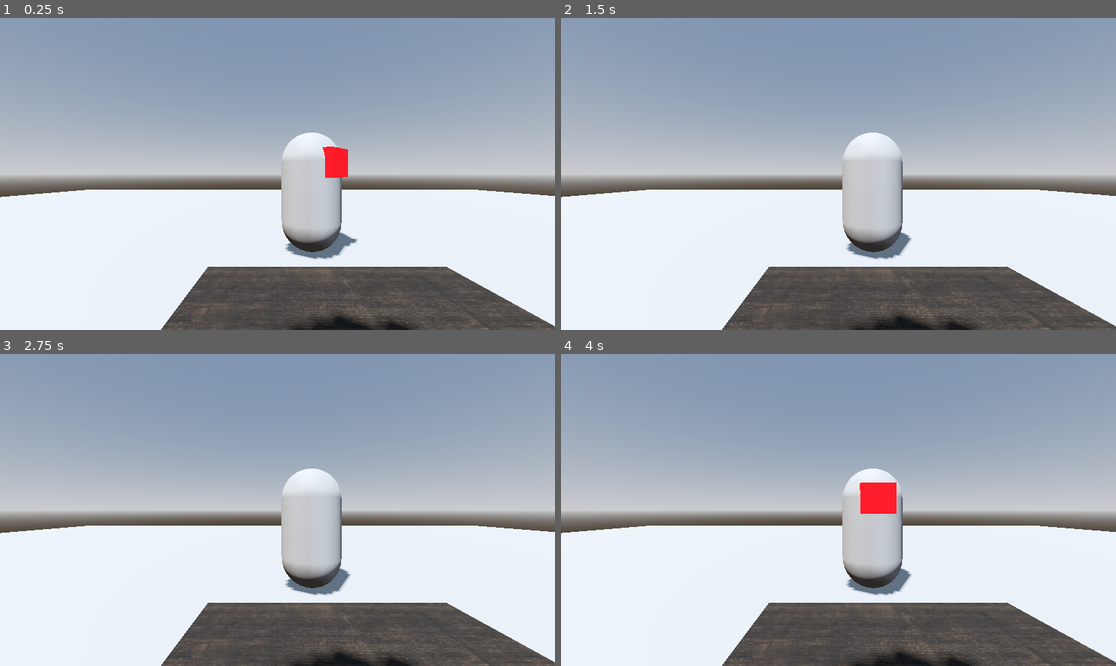
Above: before the commit, frames 1-4 (two rows, left to right).
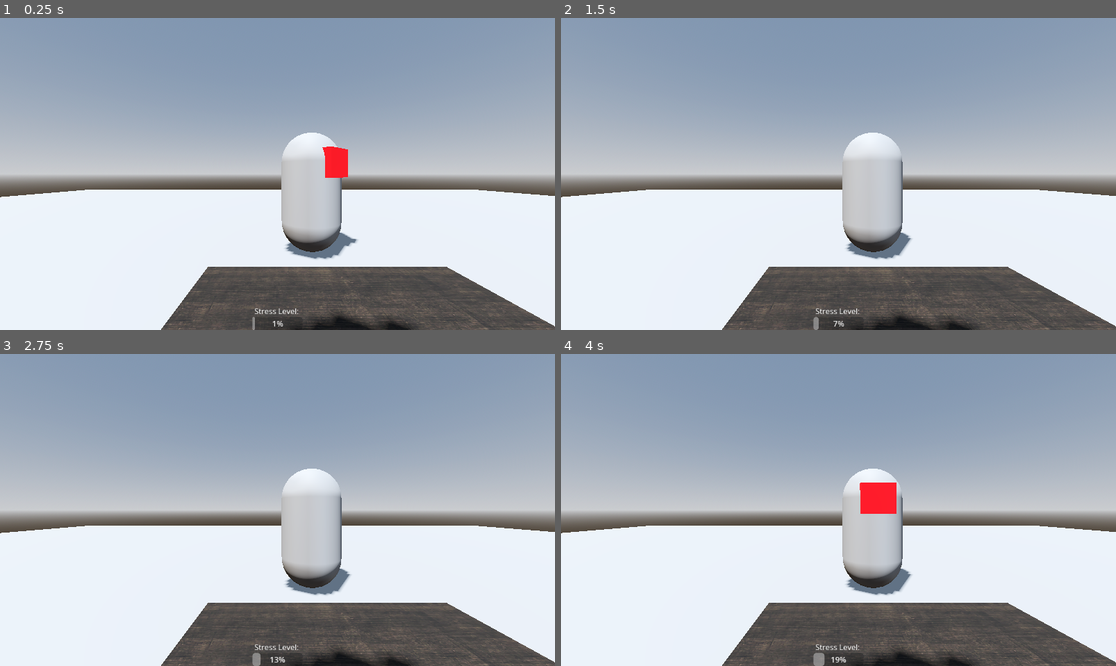
Above: after the commit, the same moments.

Repository: oneshot-death/3d-school-game
Game: Godot game, scene res://Levels/classroom.tscn
The game is run twice, just before and just after one commit, with the same random seed, the same clock (stepped at 60 frames per second) and the same inputs.
Inputs (mouse positions are in pixels of both pictures, inside the frame that each line leads up to):
- Up to frame 1 (0.25 s): no input
- Up to frame 2 (1.5 s): tap Enter (ui_accept) at 0.5, 0.77, 1.25 s; move the mouse to (866, 174) at 0.52 s; hold W (move_forward) from 0.53 s (still down); move the mouse to (810, 174) at 1.27 s
- Up to frame 3 (2.75 s): keep holding W (move_forward); tap Enter (ui_accept) at 1.52, 2 s; move the mouse to (288, 503) at 2.02 s
- Up to frame 4 (4 s): keep holding W (move_forward); move the mouse to (832, 516) at 2.77 s; tap Enter (ui_accept) at 3.02, 3.77 s; move the mouse to (877, 513) at 3.52 s

The runs differ from the first frame. In frame 1, 0.1% of the frame differs, in the area x 45-54%, y 93-100%; in frame 2, 0.1%; in frame 3, 0.1%; in frame 4, 0.2%.

Commit message:
Added stress bar. Working on stress logic

Diff:
--- a/Levels/classroom.tscn
+++ b/Levels/classroom.tscn
@@ -6,6 +6,7 @@
 [ext_resource type="PackedScene" uid="uid://d0kr2ypx36t7a" path="res://Player/player.tscn" id="3_i5tmy"]
 [ext_resource type="PackedScene" uid="uid://vp7h67oaouuh" path="res://Enemy/enemy.tscn" id="5_12ryn"]
 [ext_resource type="PackedScene" uid="uid://bh44iwi8blqoo" path="res://UI/game_over_screen.tscn" id="6_qlpa1"]
+[ext_resource type="PackedScene" uid="uid://doh0a88p3t1fr" path="res://UI/stress.tscn" id="7_yg7q3"]
 
 [sub_resource type="ProceduralSkyMaterial" id="ProceduralSkyMaterial_rcmfc"]
 sky_horizon_color = Color(0.66224277, 0.6717428, 0.6867428, 1)
@@ -49,3 +50,5 @@
 
 [node name="GameOverScreen" parent="." instance=ExtResource("6_qlpa1")]
 visible = false
+
+[node name="Stress" parent="." instance=ExtResource("7_yg7q3")]
--- a/Player/player.gd
+++ b/Player/player.gd
@@ -12,6 +12,8 @@
 @onready var game_over_screen:Control=$"../GameOverScreen"
 
 @export var rotation_speed_degrees:float=2
+
+signal relief
 
 func _ready() -> void:
 	Input.mouse_mode=Input.MOUSE_MODE_CAPTURED
@@ -45,11 +47,17 @@
 		if Input.is_action_pressed("move_left"):
 			if rotation_degrees.y<-120 or 170<rotation_degrees.y and 180>rotation_degrees.y:
 				rotate_y(rotation_speed_degrees*delta)
+				print(rotation_degrees.y)
 
 
 		if Input.is_action_pressed("move_right"):
 			if rotation_degrees.y<0:
 				rotate_y(-rotation_speed_degrees*delta)
+				print(rotation_degrees.y)
+
+		if rotation_degrees.y>-135 and rotation_degrees.y<-118:
+			relief.emit()
+			print("reliefff")
 
 
 	if game_over_maybe==true:
--- /dev/null
+++ b/UI/stress.gd
@@ -0,0 +1,14 @@
+extends CanvasLayer
+
+@onready var stressbar=$StressBar
+@export var rate:float=2
+
+func _ready() -> void:
+	#connect("relief",Callable,"relief_detection")
+	pass
+
+func _process(delta: float) -> void:
+	stressbar.value+=rate*delta
+
+func relief_detection() -> void:
+	pass
--- /dev/null
+++ b/UI/stress.tscn
@@ -0,0 +1,38 @@
+[gd_scene load_steps=4 format=3 uid="uid://doh0a88p3t1fr"]
+
+[ext_resource type="FontFile" uid="uid://c2w0v678ir17c" path="res://Font/OpenSans-VariableFont_wdth,wght.ttf" id="1_0rnw1"]
+[ext_resource type="Script" uid="uid://cl2vjo8uikg2y" path="res://UI/stress.gd" id="1_ttcnv"]
+
+[sub_resource type="LabelSettings" id="LabelSettings_ttcnv"]
+font = ExtResource("1_0rnw1")
+
+[node name="Stress" type="CanvasLayer"]
+script = ExtResource("1_ttcnv")
+rate = 5.0
+
+[node name="StressBar" type="ProgressBar" parent="."]
+anchors_preset = 7
+anchor_left = 0.5
+anchor_top = 1.0
+anchor_right = 0.5
+anchor_bottom = 1.0
+offset_left = -52.0
+offset_top = -27.0
+offset_right = 52.0
+grow_horizontal = 2
+grow_vertical = 0
+
+[node name="Label" type="Label" parent="."]
+anchors_preset = 7
+anchor_left = 0.5
+anchor_top = 1.0
+anchor_right = 0.5
+anchor_bottom = 1.0
+offset_left = -48.0
+offset_top = -51.0
+offset_right = 49.0
+offset_bottom = -28.0
+grow_horizontal = 2
+grow_vertical = 0
+text = "Stress Level:"
+label_settings = SubResource("LabelSettings_ttcnv")
Not shown: 1 places in Levels/classroom.tscn that only renumber resources
Not shown, added: UI/stress.gd.uid
